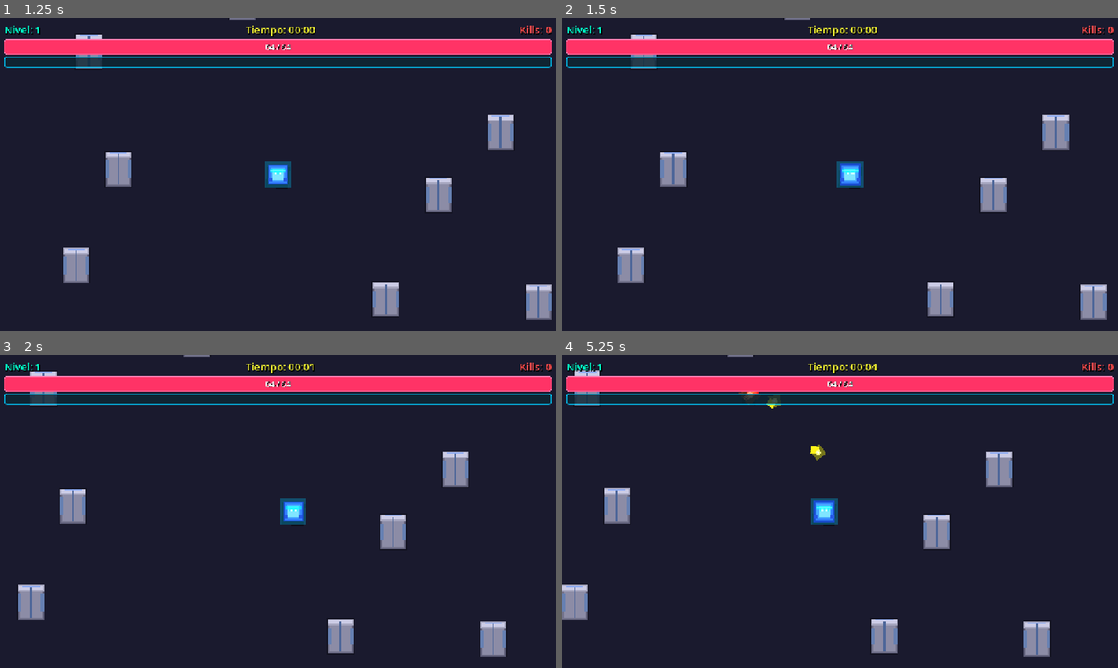
Above: before the commit, frames 1-4 (two rows, left to right).
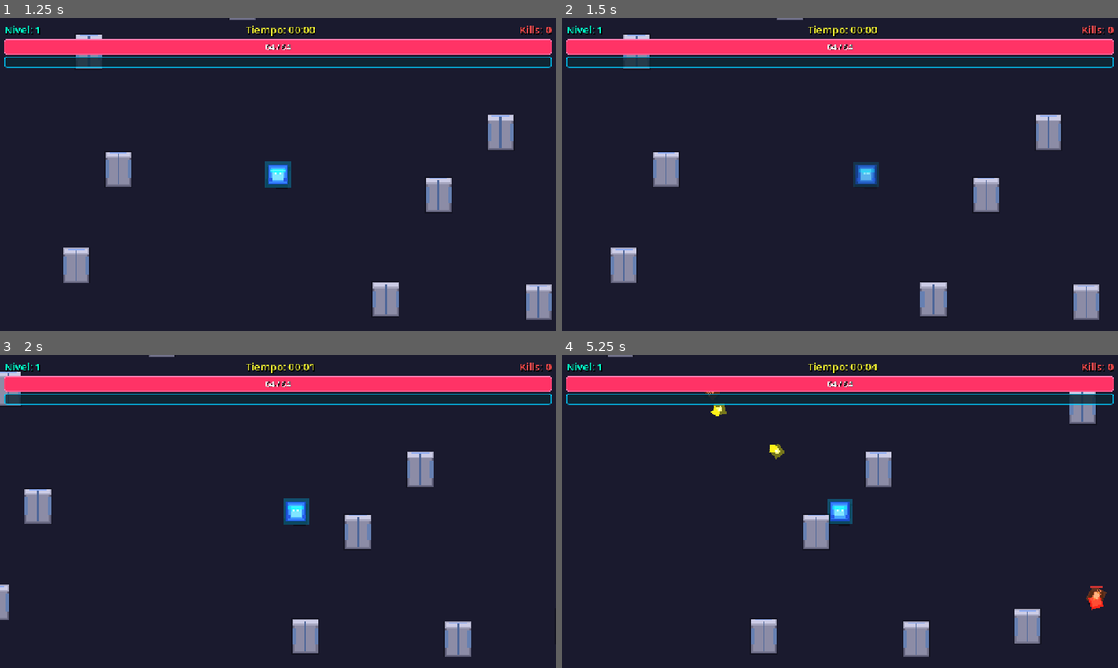
Above: after the commit, the same moments.

Repository: FAgCSec/rogame
Game: Godot game, scene res://scenes/menus/main_menu.tscn
Two runs of this game, one before a commit and one after it. Both use one fixed random seed, a clock stepped at 60 frames per second and the inputs below.
Inputs (mouse positions are in pixels of both pictures, inside the frame that each line leads up to):
- Up to frame 1 (1.25 s): click "► Iniciar Juego" at 0.5 s
- Up to frame 2 (1.5 s): tap Enter at 1.25 s; move the mouse to (962, 158) at 1.27 s; hold D (move_right) from 1.28 s (still down); tap Space (dash, bound only after the commit) at 1.35 s
- Up to frame 3 (2 s): keep holding D (move_right)
- Up to frame 4 (5.25 s): move the mouse to (728, 527) at 2.02 s; release D (move_right) at 2.03 s; hold S (move_down) 2.03-2.78 s; tap Space (dash, bound only after the commit) every 0.75 s from 2.1 to 5.1 s; move the mouse to (895, 442) at 2.77 s; hold D (move_right) 2.78-3.53 s; move the mouse to (812, 574) at 3.52 s; hold W (move_up) 3.53-4.28 s; move the mouse to (1006, 558) at 4.27 s; hold A (move_left) from 4.28 s (still down); move the mouse to (673, 464) at 5.02 s

Frame 1 is identical in both runs. In frame 2, 3.4% of the frame differs, in the area x 8-98%, y 0-97%; in frame 3, 6.5%; in frame 4, 7.0%, in the area x 0-98%, y 0-97%.

Commit message:
Juego electiva

Diff:
--- /dev/null
+++ b/arena/icon.svg
@@ -0,0 +1 @@
+<svg xmlns="http://www.w3.org/2000/svg" width="128" height="128"><rect width="124" height="124" x="2" y="2" fill="#363d52" stroke="#212532" stroke-width="4" rx="14"/><g fill="#fff" transform="translate(12.322 12.322)scale(.101)"><path d="M105 673v33q407 354 814 0v-33z"/><path fill="#478cbf" d="m105 673 152 14q12 1 15 14l4 67 132 10 8-61q2-11 15-15h162q13 4 15 15l8 61 132-10 4-67q3-13 15-14l152-14V427q30-39 56-81-35-59-83-108-43 20-82 47-40-37-88-64 7-51 8-102-59-28-123-42-26 43-46 89-49-7-98 0-20-46-46-89-64 14-123 42 1 51 8 102-48 27-88 64-39-27-82-47-48 49-83 108 26 42 56 81zm0 33v39c0 276 813 276 814 0v-39l-134 12-5 69q-2 10-14 13l-162 11q-12 0-16-11l-10-65H446l-10 65q-4 11-16 11l-162-11q-12-3-14-13l-5-69z"/><path d="M483 600c0 34 58 34 58 0v-86c0-34-58-34-58 0z"/><circle cx="725" cy="526" r="90"/><circle cx="299" cy="526" r="90"/></g><g fill="#414042" transform="translate(12.322 12.322)scale(.101)"><circle cx="307" cy="532" r="60"/><circle cx="717" cy="532" r="60"/></g></svg>
--- /dev/null
+++ b/arena/project.godot
@@ -0,0 +1,15 @@
+; Engine configuration file.
+; It's best edited using the editor UI and not directly,
+; since the parameters that go here are not all obvious.
+;
+; Format:
+;   [section] ; section goes between []
+;   param=value ; assign values to parameters
+
+config_version=5
+
+[application]
+
+config/name="ARENA"
+config/features=PackedStringArray("4.5", "Forward Plus")
+config/icon="res://icon.svg"
--- a/project.godot
+++ b/project.godot
@@ -60,6 +60,11 @@
 "events": [Object(InputEventKey,"resource_local_to_scene":false,"resource_name":"","device":0,"window_id":0,"alt_presse …(194 unchanged characters)…
 ]
 }
+dash={
+"deadzone": 0.2,
+"events": [null, Object(InputEventKey,"resource_local_to_scene":false,"resource_name":"","device":-1,"window_id":0,"alt_pressed":false,"shift_pressed":false,"ctrl_pressed":false,"meta_pressed":false,"pressed":false,"keycode":0,"physical_keycode":32,"key_label":0,"unicode":32,"location":0,"echo":false,"script":null)
+]
+}
 
 [layer_names]
 
--- a/scenes/menus/main_menu.tscn
+++ b/scenes/menus/main_menu.tscn
@@ -9,6 +9,18 @@
 border_width_right = 4
 border_width_bottom = 4
 border_color = Color(0.5, 0.3, 1, 1)
+corner_radius_top_left = 12
+corner_radius_top_right = 12
+corner_radius_bottom_right = 12
+corner_radius_bottom_left = 12
+
+[sub_resource type="StyleBoxFlat" id="StyleBoxFlat_button_pressed"]
+bg_color = Color(0.5, 0.3, 0.8, 1)
+border_width_left = 4
+border_width_top = 4
+border_width_right = 4
+border_width_bottom = 4
+border_color = Color(1, 0.7, 1, 1)
 corner_radius_top_left = 12
 corner_radius_top_right = 12
 corner_radius_bottom_right = 12
@@ -25,20 +37,8 @@
 corner_radius_top_right = 12
 corner_radius_bottom_right = 12
 corner_radius_bottom_left = 12
+shadow_color = Color(0.8, 0.5, 1, 0.5)
 shadow_size = 10
-shadow_color = Color(0.8, 0.5, 1, 0.5)
-
-[sub_resource type="StyleBoxFlat" id="StyleBoxFlat_button_pressed"]
-bg_color = Color(0.5, 0.3, 0.8, 1)
-border_width_left = 4
-border_width_top = 4
-border_width_right = 4
-border_width_bottom = 4
-border_color = Color(1, 0.7, 1, 1)
-corner_radius_top_left = 12
-corner_radius_top_right = 12
-corner_radius_bottom_right = 12
-corner_radius_bottom_left = 12
 
 [node name="MainMenu" type="Control"]
 layout_mode = 3
@@ -75,14 +75,14 @@
 
 [node name="TitleLabel" type="Label" parent="VBoxContainer"]
 layout_mode = 2
-text = "⚔ ARENA SURVIVAL ⚔"
-horizontal_alignment = 1
-vertical_alignment = 1
-theme_override_font_sizes/font_size = 64
 theme_override_colors/font_color = Color(0.8, 0.3, 1, 1)
 theme_override_colors/font_shadow_color = Color(0.5, 0.1, 0.7, 1)
 theme_override_constants/shadow_offset_x = 5
 theme_override_constants/shadow_offset_y = 5
+theme_override_font_sizes/font_size = 64
+text = "⚔ ARENA SURVIVAL ⚔"
+horizontal_alignment = 1
+vertical_alignment = 1
 
 [node name="Spacer" type="Control" parent="VBoxContainer"]
 custom_minimum_size = Vector2(0, 50)
@@ -91,27 +91,29 @@
 [node name="StartButton" type="Button" parent="VBoxContainer"]
 custom_minimum_size = Vector2(0, 70)
 layout_mode = 2
+theme_override_colors/font_color = Color(0.5, 1, 0.5, 1)
+theme_override_font_sizes/font_size = 28
+theme_override_styles/normal = SubResource("StyleBoxFlat_button")
+theme_override_styles/pressed = SubResource("StyleBoxFlat_button_pressed")
+theme_override_styles/hover = SubResource("StyleBoxFlat_button_hover")
 text = "► Iniciar Juego"
-theme_override_font_sizes/font_size = 28
-theme_override_colors/font_color = Color(0.5, 1, 0.5, 1)
-theme_override_styles/normal = SubResource("StyleBoxFlat_button")
-theme_override_styles/hover = SubResource("StyleBoxFlat_button_hover")
-theme_override_styles/pressed = SubResource("StyleBoxFlat_button_pressed")
+
 [node name="SettingsButton" type="Button" parent="VBoxContainer"]
 custom_minimum_size = Vector2(0, 70)
 layout_mode = 2
+theme_override_colors/font_color = Color(0.8, 0.8, 1, 1)
+theme_override_font_sizes/font_size = 28
+theme_override_styles/normal = SubResource("StyleBoxFlat_button")
+theme_override_styles/pressed = SubResource("StyleBoxFlat_button_pressed")
+theme_override_styles/hover = SubResource("StyleBoxFlat_button_hover")
 text = "⚙ Configuración"
-theme_override_font_sizes/font_size = 28
-theme_override_colors/font_color = Color(0.8, 0.8, 1, 1)
-theme_override_styles/normal = SubResource("StyleBoxFlat_button")
-theme_override_styles/hover = SubResource("StyleBoxFlat_button_hover")
-theme_override_styles/pressed = SubResource("StyleBoxFlat_button_pressed")
+
 [node name="QuitButton" type="Button" parent="VBoxContainer"]
 custom_minimum_size = Vector2(0, 70)
 layout_mode = 2
+theme_override_colors/font_color = Color(1, 0.5, 0.5, 1)
+theme_override_font_sizes/font_size = 28
+theme_override_styles/normal = SubResource("StyleBoxFlat_button")
+theme_override_styles/pressed = SubResource("StyleBoxFlat_button_pressed")
+theme_override_styles/hover = SubResource("StyleBoxFlat_button_hover")
 text = "✕ Salir"
-theme_override_font_sizes/font_size = 28
-theme_override_colors/font_color = Color(1, 0.5, 0.5, 1)
-theme_override_styles/normal = SubResource("StyleBoxFlat_button")
-theme_override_styles/hover = SubResource("StyleBoxFlat_button_hover")
-theme_override_styles/pressed = SubResource("StyleBoxFlat_button_pressed")
--- a/scripts/player.gd
+++ b/scripts/player.gd
@@ -17,6 +17,14 @@
 var is_hurt: bool = false
 var hurt_timer: float = 0.0
 
+# DASH
+@export var dash_speed_multiplier: float = 3.0
+@export var dash_duration: float = 0.2
+@export var dash_cooldown: float = 0.8
+var can_dash: bool = true
+var is_dashing: bool = false
+var dash_direction: Vector2 = Vector2.ZERO
+
 func _ready():
 	add_to_group("player")
 	game_manager = get_node("/root/GameManager")
@@ -39,6 +47,15 @@
 	if game_manager.is_paused:
 		return
 
+	# DASH
+	if Input.is_action_just_pressed("dash") and can_dash:
+		start_dash()
+
+	if is_dashing:
+		velocity = dash_direction * game_manager.player_stats.move_speed * dash_speed_multiplier
+		move_and_slide()
+		return
+
 	# Actualizar efecto de daño
 	if is_hurt:
 		hurt_timer -= _delta
@@ -154,3 +171,31 @@
 		shoot_sound.volume_db = audio_settings.get_volume_db("shoot")
 	if hurt_sound:
 		hurt_sound.volume_db = audio_settings.get_volume_db("hurt")
+
+# DASH
+func start_dash():
+	if not can_dash:
+		return
+
+	if velocity != Vector2.ZERO:
+		dash_direction = velocity.normalized()
+	else:
+		dash_direction = (get_global_mouse_position() - global_position).normalized()
+
+	is_dashing = true
+	can_dash = false
+
+	modulate.a = 0.5
+	if trail_particles:
+		trail_particles.emitting = true
+
+	await get_tree().create_timer(dash_duration).timeout
+	end_dash()
+
+func end_dash():
+	is_dashing = false
+	velocity = Vector2.ZERO
+	modulate.a = 1.0
+
+	await get_tree().create_timer(dash_cooldown).timeout
+	can_dash = true
Not shown: 1 places in scenes/menus/main_menu.tscn that only renumber resources
Not shown, added: arena/.editorconfig
Not shown, added: arena/.gitattributes
Not shown, added: arena/.gitignore
